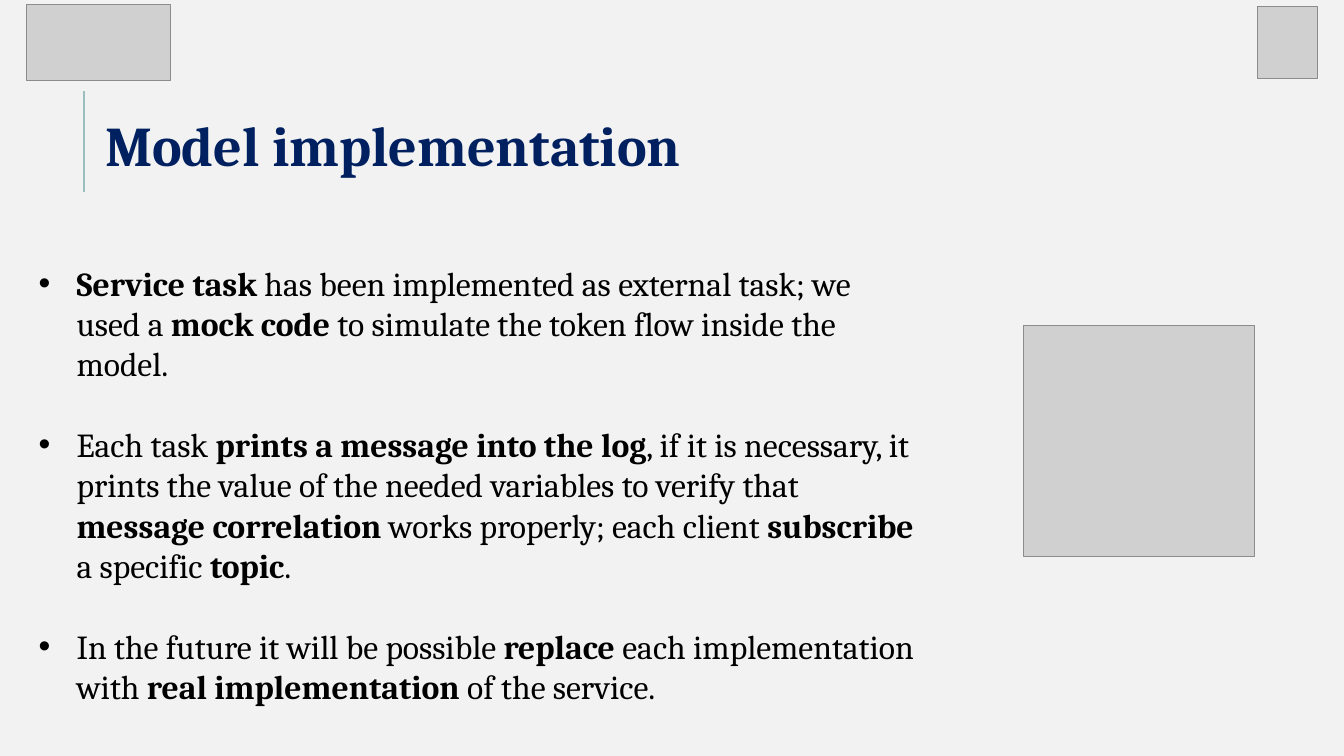
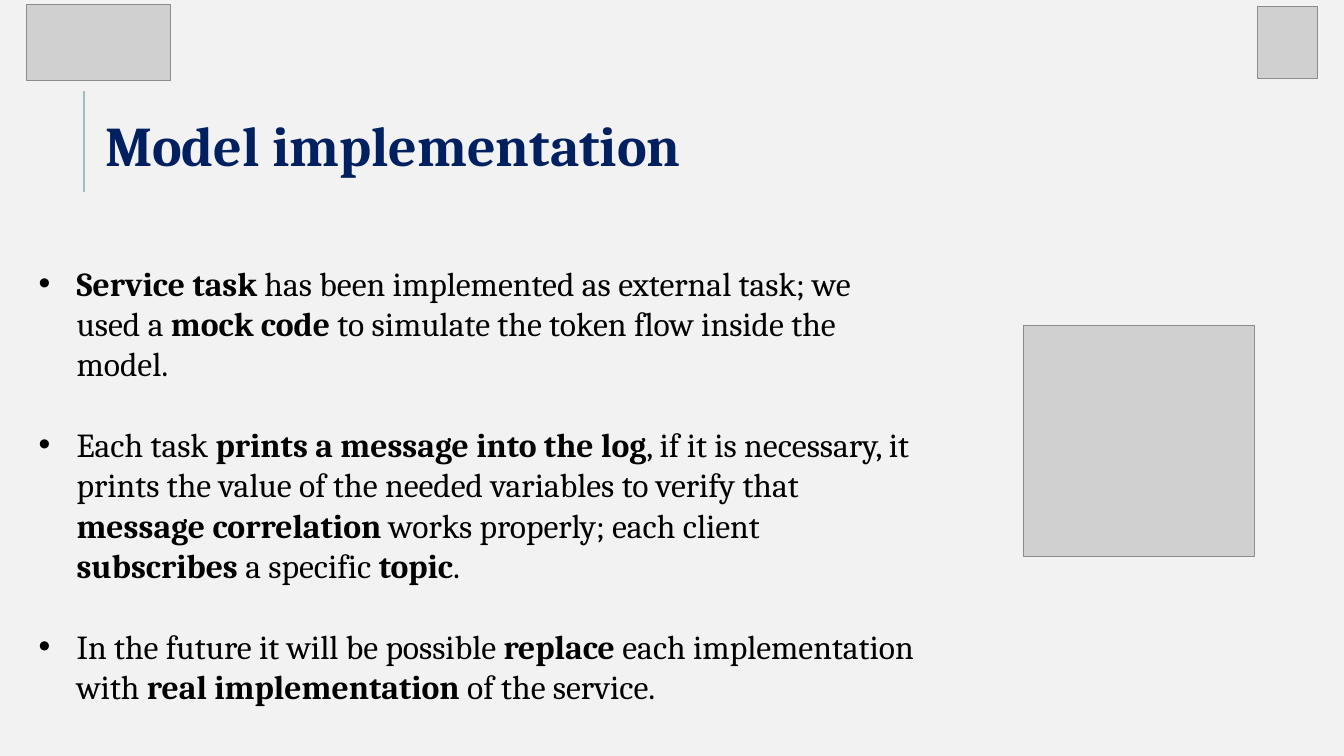
Before and after one commit to Matteoa99/ESI_project, a slide deck: slide 3 of ESI_presentation.pptx. Drawn at 1344x756 pixels with LibreOffice and Linux fonts; fonts in the diff are those of the drawing; grey boxes stand for pictures. Boxes give left, top, right and bottom in pixels: in the first picture for what was removed or moved away, otherwise in the second. Text is boxed around its words. In the diff, an @@ line names an element or a change of style, - is before the commit and + after.

```diff
--- a/ESI_presentation.pptx
+++ b/ESI_presentation.pptx
@@ text at bbox=[77, 433, 909, 585]: text changed @@
-• Each task prints a message into the log, if it is necessary, it prints the value of the needed variables to verify that message correlation works properly; each client subscribe a specific topic.
+• Each task prints a message into the log, if it is necessary, it prints the value of the needed variables to verify that message correlation works properly; each client subscribes a specific topic.
```
Also in this commit, not shown: 2 other slides changed, 5 other files.
